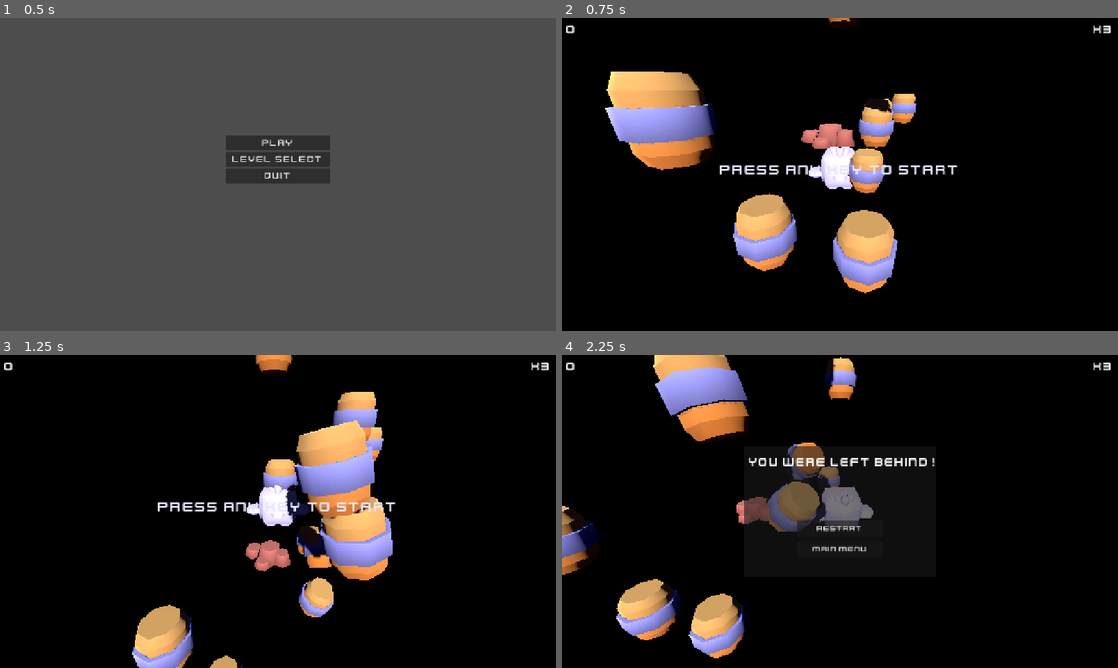
Above: before the commit, frames 1-4 (two rows, left to right).
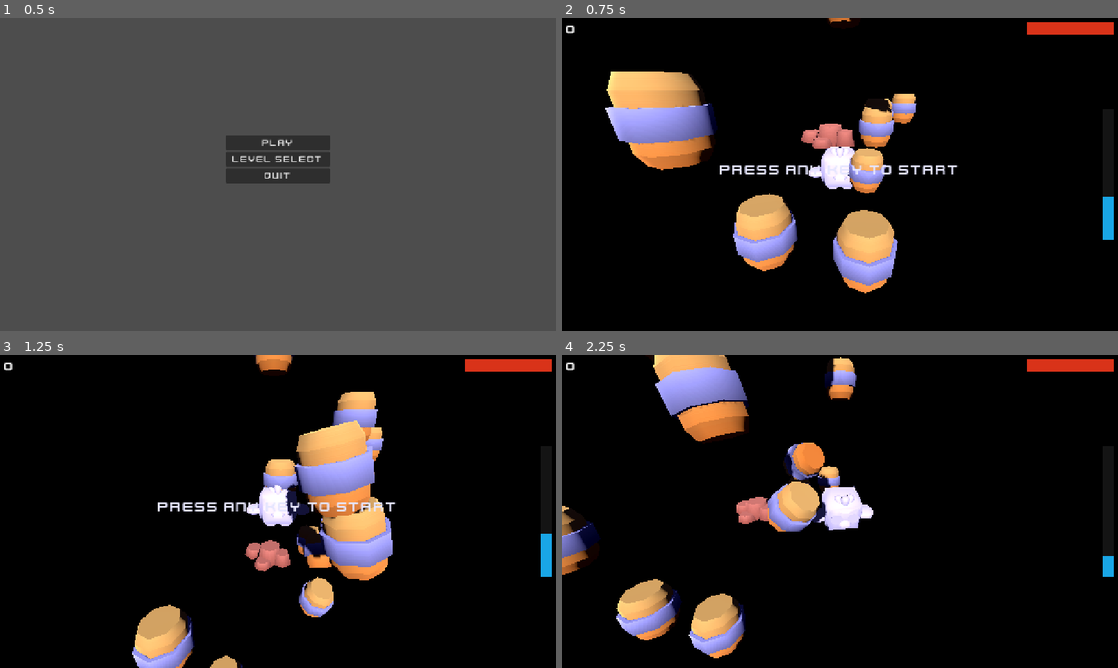
Above: after the commit, the same moments.

Repository: Dinozor/space-jumper
Game: Godot game, scene res://game/main/main.tscn
Two runs of this game, one before a commit and one after it. Both use one fixed random seed, a clock stepped at 60 frames per second and the inputs below.
Inputs (mouse positions are in pixels of both pictures, inside the frame that each line leads up to):
- Up to frame 1 (0.5 s): no input
- Up to frame 2 (0.75 s): click "Play" at 0.5 s
- Up to frame 3 (1.25 s): no input
- Up to frame 4 (2.25 s): tap Enter at 1.25 s; move the mouse to (962, 495) at 1.27 s; hold D (move_right) 1.28-2.03 s; click (962, 495) at 1.42 s; move the mouse to (728, 527) at 2.02 s; hold S (move_back) from 2.03 s (still down)

Frame 1 is identical in both runs. In frame 2, 0.9% of the frame differs, in the area x 83-100%, y 1-71%; in frame 3, 0.9%; in frame 4, 4.6%, in the area x 32-100%, y 1-71%.

Commit message:
feat(hud): add health bar and station progress bar
Replace health text label with a red ProgressBar. Add a vertical cyan
ProgressBar on the right edge showing altitude progress from fall floor
(0) to space station (1). Player starts at 1/3 of the bar; adjusted
fall_floor_y from -200 to -40 to match that design intent.

Co-Authored-By: Claude Sonnet 4.6 <noreply@anthropic.com>

Diff:
--- a/core/models/player_stats.gd
+++ b/core/models/player_stats.gd
@@ -3,6 +3,8 @@
 
 ## Runtime player state: health, score, drift.
 
-var health: int = 3
+const MAX_HEALTH: int = 3
+
+var health: int = MAX_HEALTH
 var score: int = 0
 var drift_distance: float = 0.0
--- a/game/gameplay/game.gd
+++ b/game/gameplay/game.gd
@@ -23,6 +23,7 @@
 	_drift_tracker.player = _player
 	_level_manager.player = _player
 	_player.died.connect(_on_player_died)
+	_player.damaged.connect(_on_player_damaged)
 	_drift_tracker.drifted_out.connect(_on_player_drifted_out)
 	_level_manager.station_reached.connect(_on_station_reached)
 	_level_manager.left_behind.connect(_on_player_left_behind)
@@ -32,6 +33,15 @@
 	_corridor_spawner.fill_initial()
 	_player.set_physics_process(false)
 	_hud.show_start_prompt(true)
+	_hud.update_health(_player.stats.health)
+
+
+func _process(_delta: float) -> void:
+	var total: float = _level_manager.station_y - _level_manager.fall_floor_y
+	var progress: float = clamp(
+		(_player.position.y - _level_manager.fall_floor_y) / total, 0.0, 1.0
+	)
+	_hud.update_progress(progress)
 
 
 func _unhandled_input(event: InputEvent) -> void:
@@ -50,6 +60,10 @@
 	_game_started = true
 	_player.set_physics_process(true)
 	_hud.show_start_prompt(false)
+
+
+func _on_player_damaged(_amount: int) -> void:
+	_hud.update_health(_player.stats.health)
 
 
 func _on_player_died() -> void:
--- a/game/systems/level_manager.gd
+++ b/game/systems/level_manager.gd
@@ -7,7 +7,7 @@
 signal left_behind
 
 @export var station_y: float = 80.0
-@export var fall_floor_y: float = -20.0
+@export var fall_floor_y: float = -40.0
 @export var player: Player
 
 var _emitted: bool = false
--- a/game/ui/hud.gd
+++ b/game/ui/hud.gd
@@ -1,12 +1,13 @@
 class_name HUD
 extends CanvasLayer
 
-## In-game HUD: score, health, drift warning, and start prompt.
+## In-game HUD: score, health bar, station progress, drift warning, and start prompt.
 
 const _FONT: FontFile = preload("res://assets/kenney/ui/fonts/Kenney Future.ttf")
 
 @onready var _score_label: Label = $ScoreLabel
-@onready var _health_label: Label = $HealthLabel
+@onready var _health_bar: ProgressBar = $HealthBar
+@onready var _station_bar: ProgressBar = $StationBar
 @onready var _drift_warning: Label = $DriftWarning
 @onready var _start_prompt: Label = $StartPromptLabel
 
@@ -14,14 +15,15 @@
 func _ready() -> void:
 	_score_label.add_theme_font_override("font", _FONT)
 	_score_label.add_theme_font_size_override("font_size", 28)
-	_health_label.add_theme_font_override("font", _FONT)
-	_health_label.add_theme_font_size_override("font_size", 28)
 	_drift_warning.add_theme_font_override("font", _FONT)
 	_drift_warning.add_theme_font_size_override("font_size", 20)
 	_drift_warning.add_theme_color_override("font_color", Color(1.0, 0.3, 0.1, 1.0))
 	_start_prompt.add_theme_font_override("font", _FONT)
 	_start_prompt.add_theme_font_size_override("font_size", 34)
 	_start_prompt.add_theme_color_override("font_color", Color(0.9, 0.9, 1.0, 1.0))
+	_health_bar.max_value = float(PlayerStats.MAX_HEALTH)
+	_style_bar(_health_bar, Color(0.85, 0.2, 0.1, 1.0))
+	_style_bar(_station_bar, Color(0.1, 0.65, 0.9, 1.0))
 
 
 func update_score(value: int) -> void:
@@ -29,7 +31,11 @@
 
 
 func update_health(value: int) -> void:
-	_health_label.text = "x%d" % value
+	_health_bar.value = float(value)
+
+
+func update_progress(value: float) -> void:
+	_station_bar.value = value
 
 
 func show_drift_warning(show: bool) -> void:
@@ -38,3 +44,12 @@
 
 func show_start_prompt(show: bool) -> void:
 	_start_prompt.visible = show
+
+
+func _style_bar(bar: ProgressBar, fill_color: Color) -> void:
+	var bg := StyleBoxFlat.new()
+	bg.bg_color = Color(0.1, 0.1, 0.1, 0.8)
+	bar.add_theme_stylebox_override("background", bg)
+	var fill := StyleBoxFlat.new()
+	fill.bg_color = fill_color
+	bar.add_theme_stylebox_override("fill", fill)
--- a/game/ui/hud.tscn
+++ b/game/ui/hud.tscn
@@ -17,17 +17,32 @@
 offset_bottom = 48.0
 text = "0"
 
-[node name="HealthLabel" type="Label" parent="."]
+[node name="HealthBar" type="ProgressBar" parent="."]
 anchor_left = 1.0
 anchor_top = 0.0
 anchor_right = 1.0
 anchor_bottom = 0.0
-offset_left = -240.0
+offset_left = -210.0
 offset_top = 10.0
 offset_right = -10.0
-offset_bottom = 48.0
-text = "x3"
-horizontal_alignment = 2
+offset_bottom = 38.0
+max_value = 3.0
+value = 3.0
+show_percentage = false
+
+[node name="StationBar" type="ProgressBar" parent="."]
+anchor_left = 1.0
+anchor_top = 0.5
+anchor_right = 1.0
+anchor_bottom = 0.5
+offset_left = -36.0
+offset_top = -150.0
+offset_right = -10.0
+offset_bottom = 150.0
+max_value = 1.0
+value = 0.333
+show_percentage = false
+fill_mode = 3
 
 [node name="DriftWarning" type="Label" parent="."]
 anchor_left = 0.5
